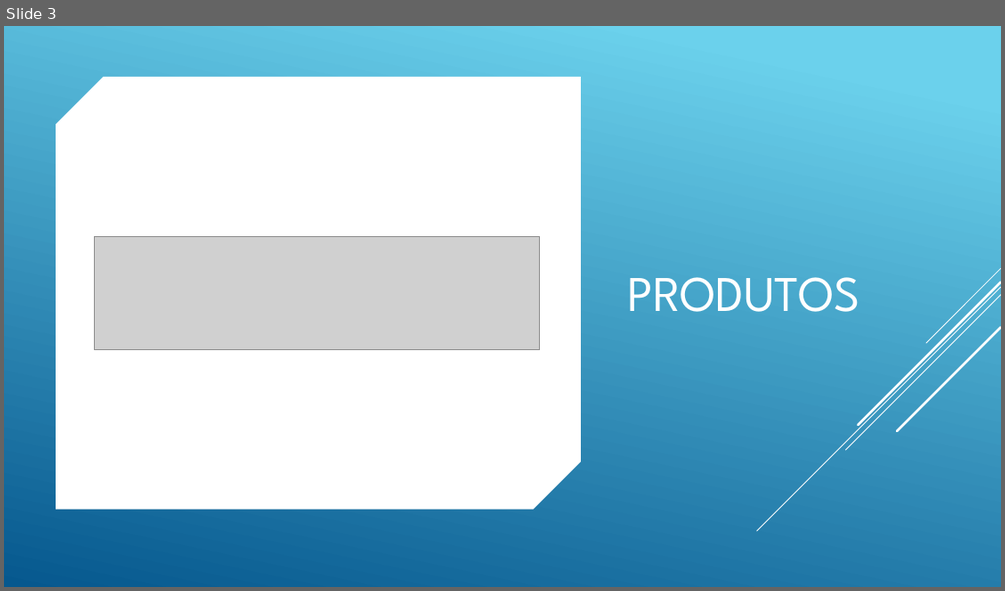
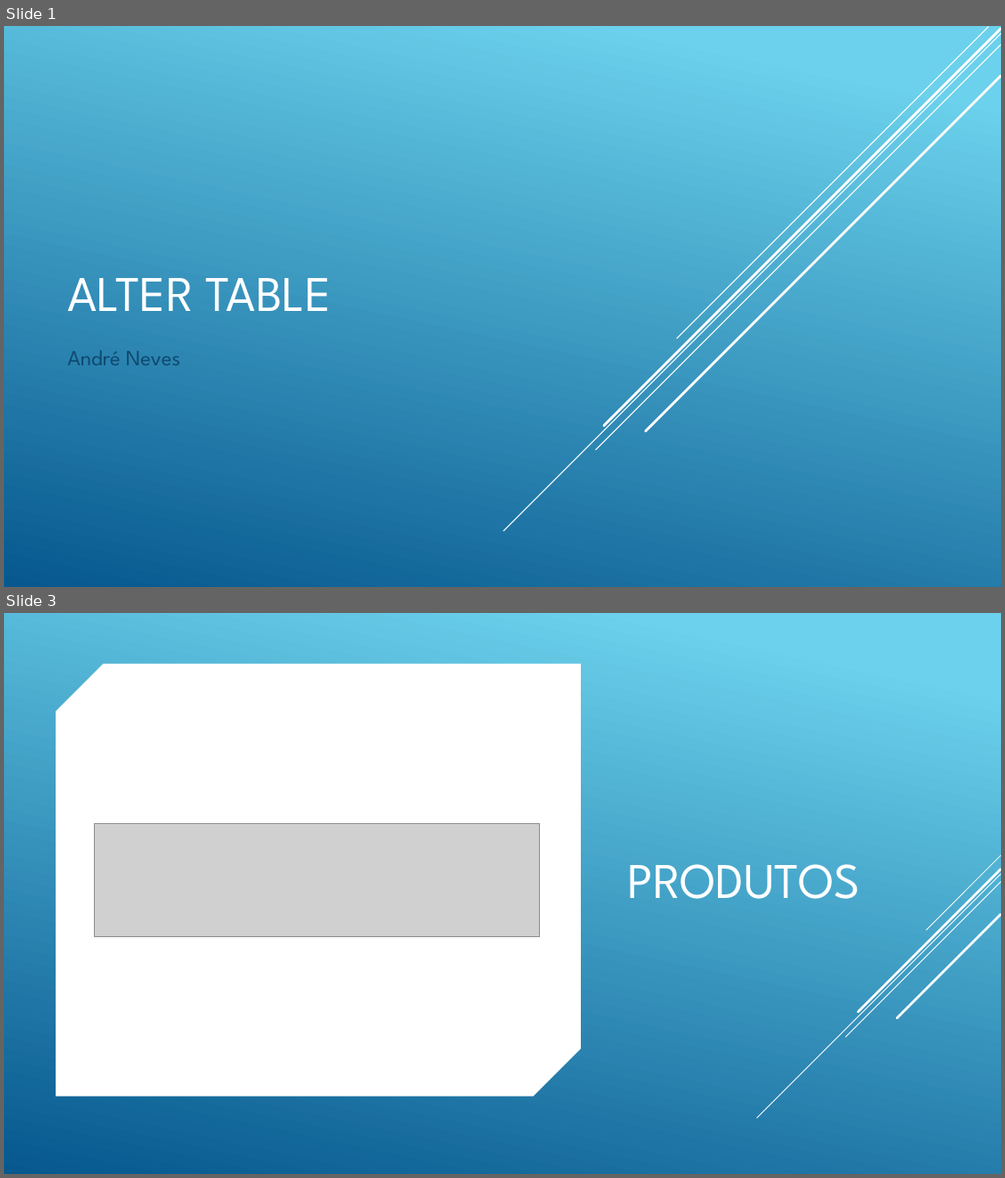
Before and after one commit to andreneves/BDII, a slide deck: BDIIA03.pptx. Shown one above the other, each under a label of ours: slide 3 before the commit, slides 1 and 3 after it; the slides between them are not shown. The pictures are 1005x591 and 1005x1178 pixels, drawn with LibreOffice and Linux fonts; fonts in the diff are those of the drawing; grey boxes stand for pictures. Boxes give left, top, right and bottom in pixels: in the first picture for what was removed or moved away, otherwise in the second. Text is boxed around its words. In the diff, an @@ line names an element or a change of style, - is before the commit and + after.

```diff
--- a/BDIIA03.pptx
+++ b/BDIIA03.pptx
@@ slide 1 added at box(4, 26, 1001, 587), background gradient #6ED2EB to #06588E @@
@@ line added from (1001, 33) to (503, 531), #FFFFFF 1 pt @@
@@ line added from (1001, 45) to (596, 450), #FFFFFF 1 pt @@
@@ line added from (1001, 29) to (604, 426), #FFFFFF 2.5 pt @@
@@ line added from (988, 27) to (677, 338), #FFFFFF 1 pt @@
@@ line added from (1001, 76) to (646, 431), #FFFFFF 2.5 pt @@
@@ title added at box(67, 278, 332, 311), 48 pt, text #FFFFFF @@
+ALTER TABLE
@@ subtitle added at box(67, 350, 181, 365), 21 pt, text #0F496F @@
+André Neves
```
Also in this commit, not shown: 1 slide removed, 3 other files.
